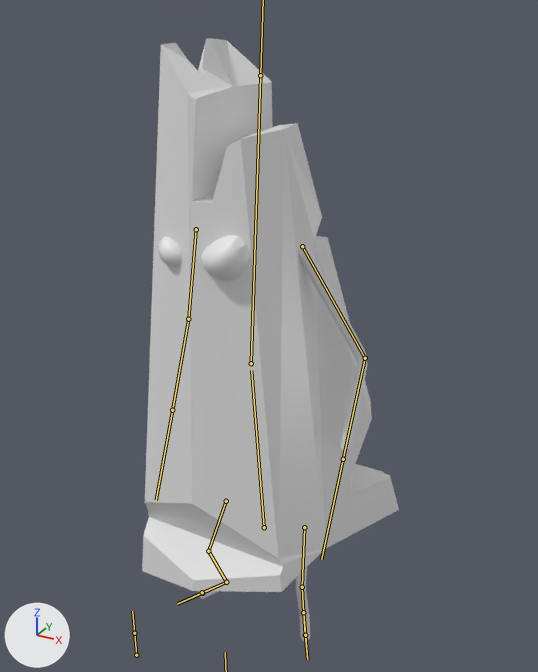
What one commit did to the FBX model Assets/Art/Animations/Ice_Knight_Animations.fbx.
The view is the same before and after, from a camera (50 mm lens) standing at (1.021, -1.797, 1.957) and looking at (0.009, 0.043, 1.037). Arrows for +X, +Y and +Z are at lower left; the lights stay in place. Both versions are drawn at frame 71 of the action 'Armature|Attack_Melee'; the numbers are the values there. The bones that bend it are drawn over the model as lines.

Names of what the first picture shows: 'Ice Knight'.
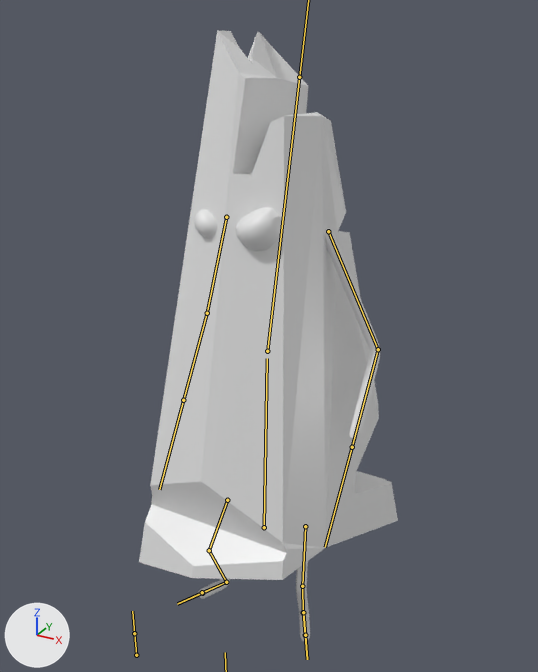
What differs and where, as boxes [x1, y1, x2, y2] in the pictures (538 x 672 px):
```json
{"object": "Ice Knight", "change": "posed", "before": [142, 38, 399, 641], "after": [139, 30, 398, 641]}
{"bone": "Hip", "before": "(264, 527) to (251, 370)", "after": "(264, 527) to (267, 358)"}
{"bone": "Leg 1.L", "before": "(304, 527) to (302, 587)", "after": "(305, 526) to (302, 586)"}
{"bone": "Leg 1.R", "before": "(226, 501) to (208, 551)", "after": "(227, 500) to (209, 550)"}
```

The change, as JSON lines over the scene's bpy script:
```json
{"block": "bone_hip", "where": "bone_hip = bpy.data.objects['Armature'].pose.bones['Hip']"}
{"op": "set", "path": "bone_hip.rotation_quaternion", "old": "(1.0, 0.0, 0.0, 0.0)", "new": "(0.997, -0.079, 0.002, 0.0)", "note": "degrees (0, 0, 0) -> degrees (-9, 0, 0)"}
{"block": "bone_leg_1_l", "where": "bone_leg_1_l = bpy.data.objects['Armature'].pose.bones['Leg 1.L']  # child of 'Hip'"}
{"op": "set", "path": "bone_leg_1_l.rotation_quaternion", "old": "(0.995, 0.096, -0.008, 0.039)", "new": "(0.999, 0.033, 0.001, 0.039)", "note": "degrees (11, -1, 4) -> degrees (4, 0, 4)"}
{"block": "bone_leg_1_r", "where": "bone_leg_1_r = bpy.data.objects['Armature'].pose.bones['Leg 1.R']  # child of 'Hip'"}
{"op": "set", "path": "bone_leg_1_r.rotation_quaternion", "old": "(0.995, 0.096, 0.008, -0.038)", "new": "(0.999, 0.033, -0.001, -0.038)", "note": "degrees (11, 1, -4) -> degrees (4, 0, -4)"}
```
